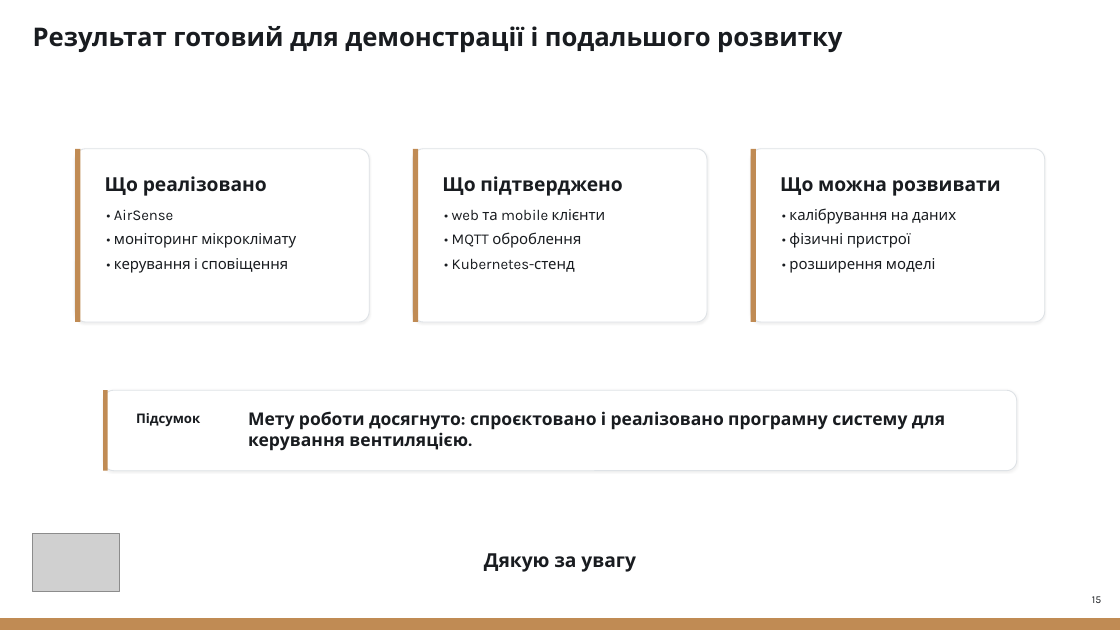
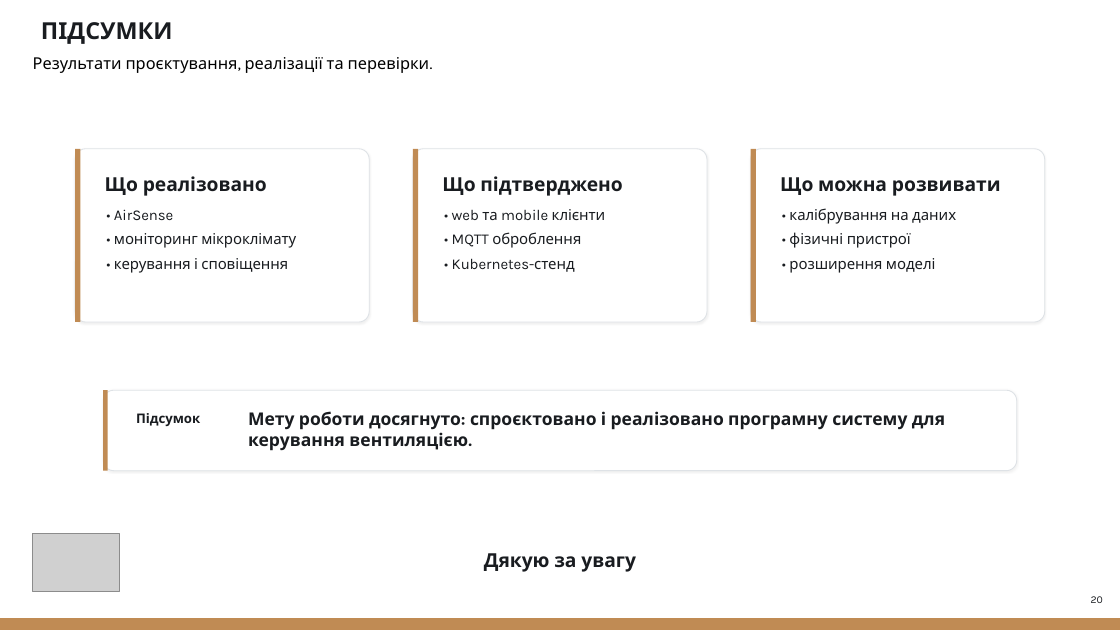
Before and after one commit to NureKhyzhniakDmytro/2026_B_PI_PZPI-22-10_Khyzhniak_D_S, a slide deck: slide 20 of 2026_Б_ПІ_ПЗПІ-22-10_Хижняк_Д_С.pptx (slide 15 before the commit). Drawn at 1120x630 pixels with LibreOffice and Linux fonts; fonts in the diff are those of the drawing; grey boxes stand for pictures. Boxes give left, top, right and bottom in pixels: in the first picture for what was removed or moved away, otherwise in the second. Text is boxed around its words. In the diff, an @@ line names an element or a change of style, - is before the commit and + after.

```diff
--- a/2026_Б_ПІ_ПЗПІ-22-10_Хижняк_Д_С.pptx
+++ b/2026_Б_ПІ_ПЗПІ-22-10_Хижняк_Д_С.pptx
@@ text removed at [33,26,842,52] @@
-Результат готовий для демонстрації і подальшого розвитку
@@ text added at [41,22,173,44], 20 pt, text #191C20, bold @@
+ПІДСУМКИ
@@ text added at [33,57,430,73], 14 pt, text #000000 @@
+Результати проєктування, реалізації та перевірки.
@@ text at [1091,596,1103,603]: text changed @@
-15
+20
```
Also in this commit, not shown: 11 other slides changed, 7 slides added, 2 slides removed.
